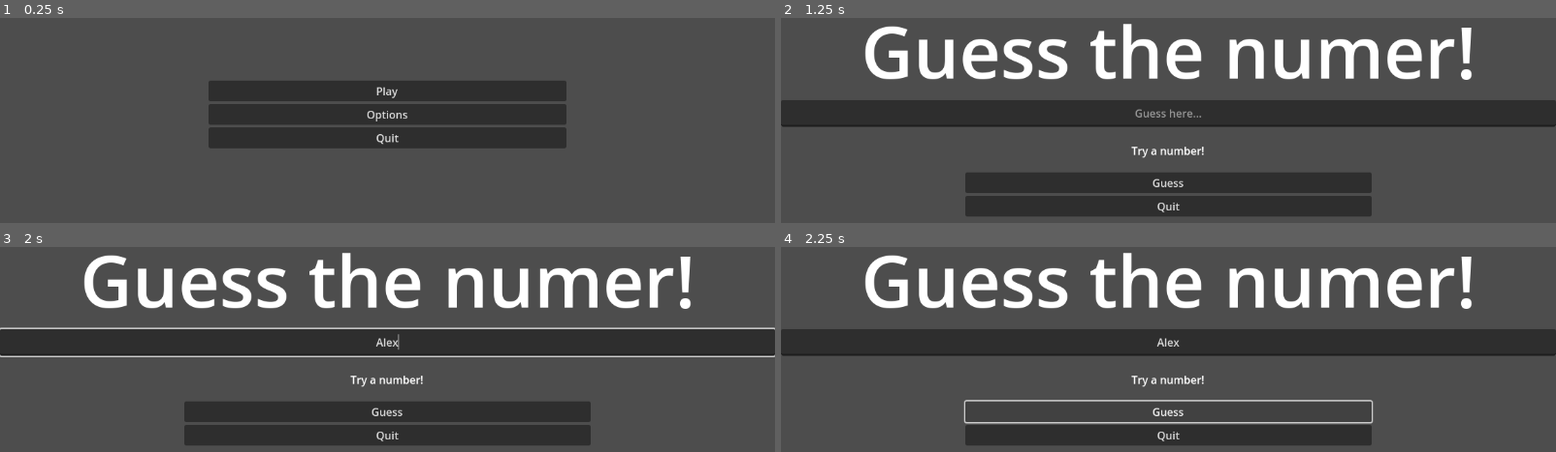
Above: before the commit, frames 1-4 (two rows, left to right).
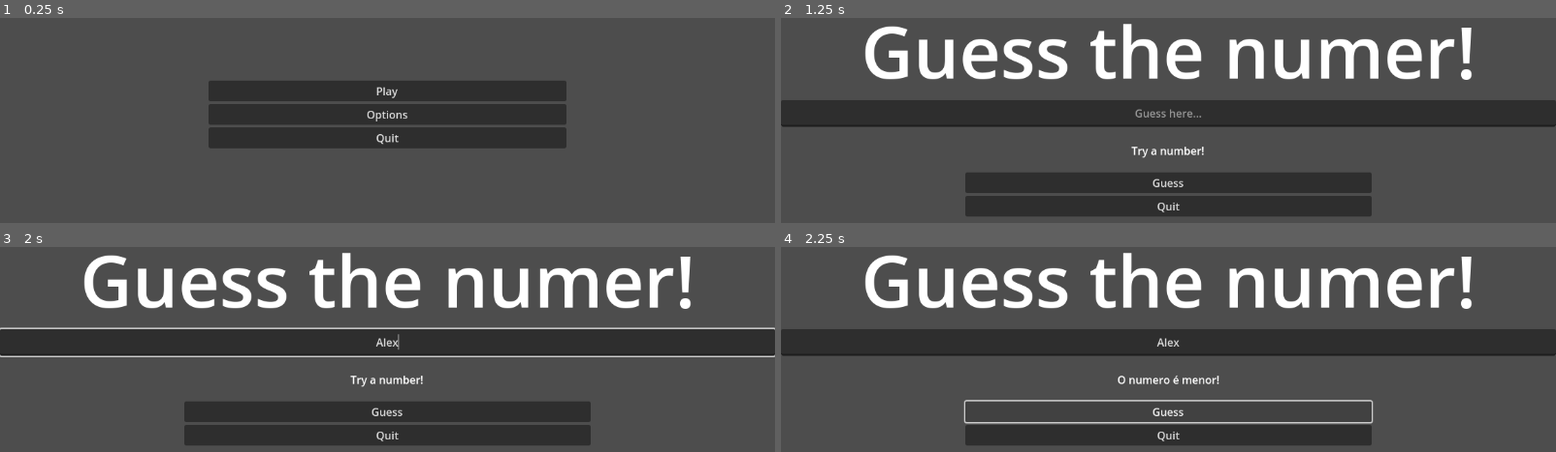
Above: after the commit, the same moments.

Repository: maicow259/guessthenumber
Game: Godot game, scene res://Scene/main.tscn
Two runs of this game, one before a commit and one after it. Both use one fixed random seed, a clock stepped at 60 frames per second and the inputs below.
Inputs (mouse positions are in pixels of both pictures, inside the frame that each line leads up to):
- Up to frame 1 (0.25 s): no input
- Up to frame 2 (1.25 s): click "Play" at 0.5 s
- Up to frame 3 (2 s): click (387, 343) at 1.27 s; type "Alex" at 1.35 s
- Up to frame 4 (2.25 s): click "Guess" at 2 s

Frames 1-3 are identical in both runs. In frame 4, 0.3% of the frame differs, in the area x 43-57%, y 62-69%.

Commit message:
Adicionado a condição de vitória e derrota

Diff:
--- a/Scene/game_scene.tscn
+++ b/Scene/game_scene.tscn
@@ -95,5 +95,6 @@
 label_settings = SubResource("LabelSettings_umoe5")
 horizontal_alignment = 1
 
+[connection signal="pressed" from="guess-quit/VBoxContainer/Guess" to="." method="_on_guess_pressed"]
 [connection signal="pressed" from="guess-quit/VBoxContainer/Quit" to="." method="_on_quit_pressed"]
 [connection signal="text_submitted" from="Imput Margim/Imput Player" to="." method="_on_imput_player_text_submitted"]
--- a/Script/game_scene.gd
+++ b/Script/game_scene.gd
@@ -3,6 +3,7 @@
 var temtativa
 @onready var resposta: Label = $"Resposta margim/Resposta"
 var ramdow_number = 0
+@onready var imput_player: LineEdit = $"Imput Margim/Imput Player"
 
 
 # Called when the node enters the scene tree for the first time.
@@ -15,12 +16,8 @@
 func _process(delta: float) -> void:
 	pass
 
-
 func _on_quit_pressed() -> void:
 	get_tree().quit()
-
-
-
 
 func _on_imput_player_text_submitted(new_text: String) -> void:
 	if temtativa > 0:
@@ -28,3 +25,19 @@
 
 		if new_text == str(ramdow_number):
 			resposta.text = "Você Acertou!"
+
+func _on_guess_pressed() -> void:
+	if temtativa > 0:
+		temtativa -= 1
+
+		if imput_player.text == str(ramdow_number):
+			resposta.text = "Você Acertou!"
+
+		elif imput_player.text < str(ramdow_number):
+			resposta.text = "O numero é maior!"
+
+		elif imput_player.text > str(ramdow_number):
+			resposta.text = "O numero é menor!"
+
+		if temtativa <= 0:
+			print("Game Over!")
